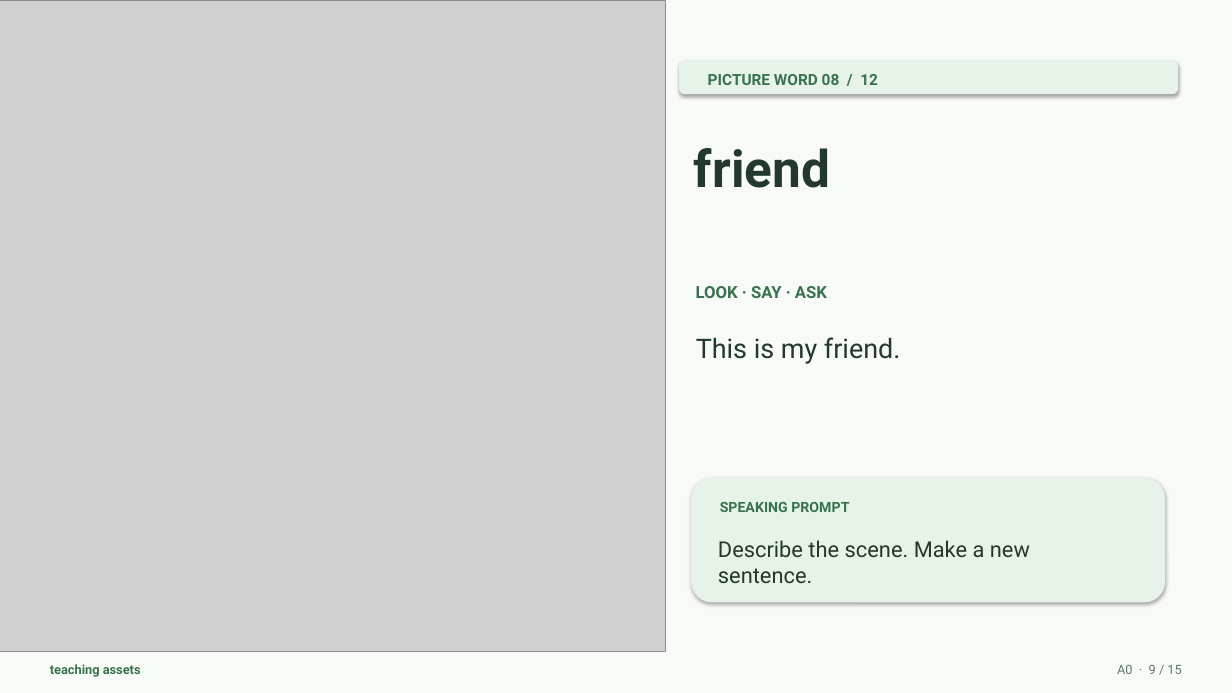
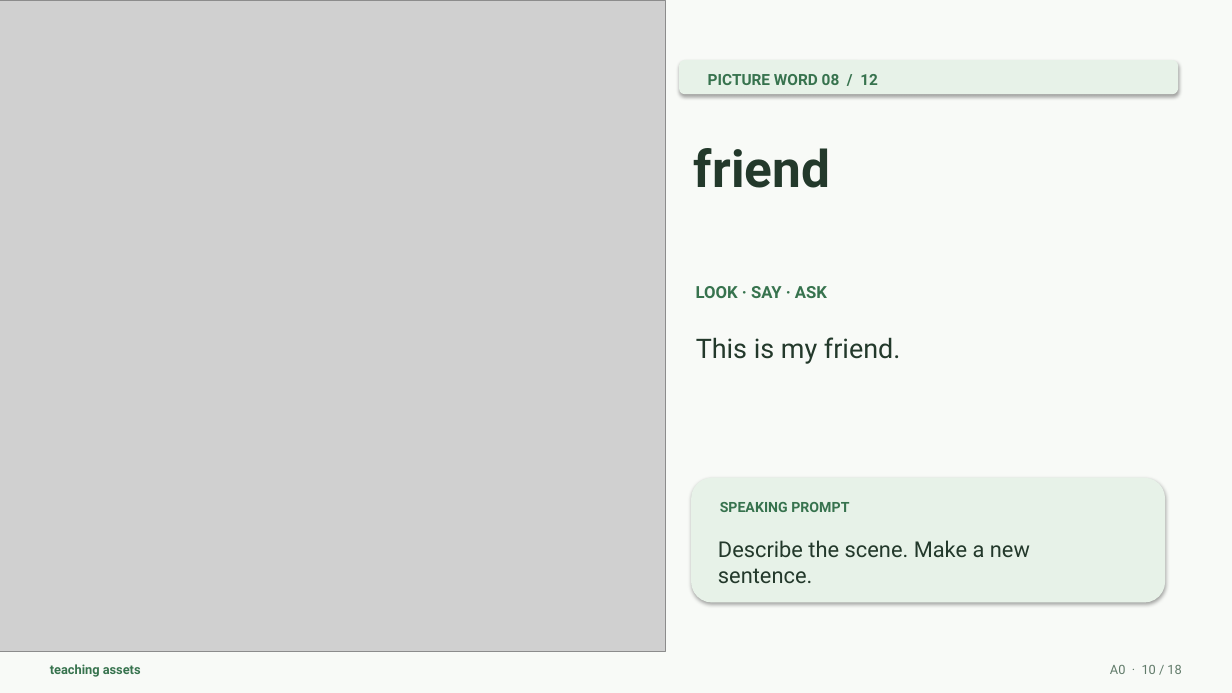
Before and after one commit to orelkrylatiy/teaching-assets, a slide deck: slide 10 of assets/packs/hello-english/hello-english-photo-lesson.pptx. Drawn at 1232x693 pixels with LibreOffice and Linux fonts; fonts in the diff are those of the drawing; grey boxes stand for pictures. Boxes give left, top, right and bottom in pixels: in the first picture for what was removed or moved away, otherwise in the second. Text is boxed around its words. In the diff, an @@ line names an element or a change of style, - is before the commit and + after.

```diff
--- a/assets/packs/hello-english/hello-english-photo-lesson.pptx
+++ b/assets/packs/hello-english/hello-english-photo-lesson.pptx
@@ text at <box>1110,665,1181,674</box>: text changed @@
-A0 · 9 / 15
+A0 · 10 / 18
```
Also in this commit, not shown: 13 other slides changed, 5 other files.
